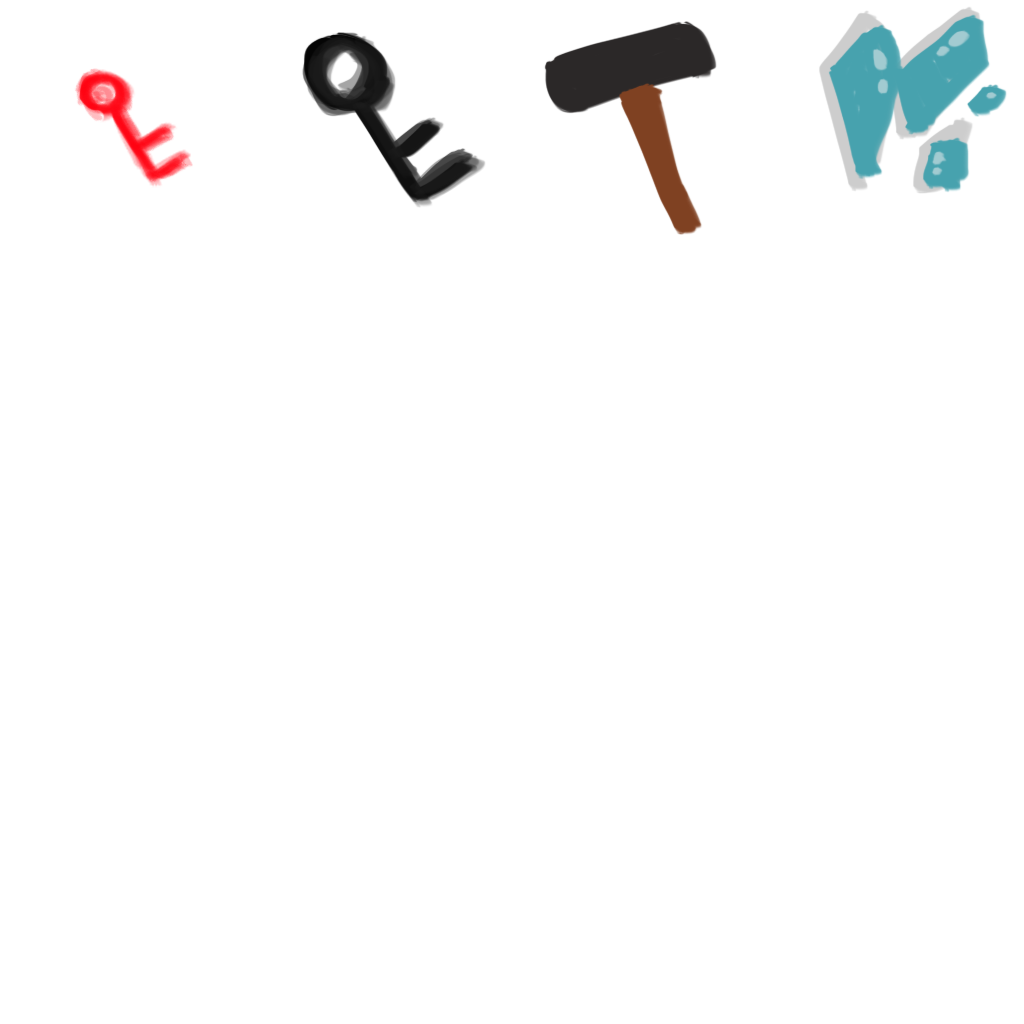
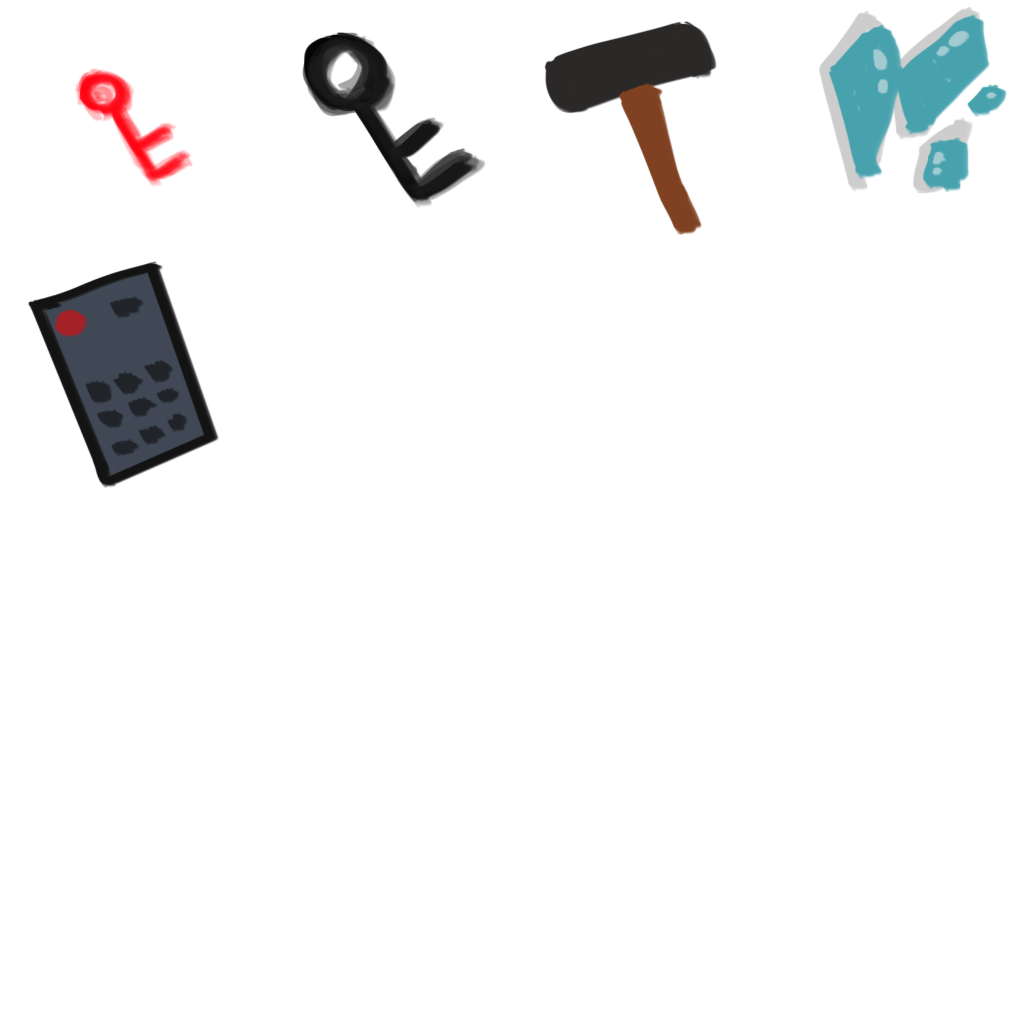
Revision of a layered 1024px x 1024px image; what changed, layer by layer:
added layer "Layer 4" above "Layer 5" over (x1=27, y1=261, x2=219, y2=488)
added layer "Layer 5" above "Layer 3" over (x1=43, y1=269, x2=216, y2=479)
